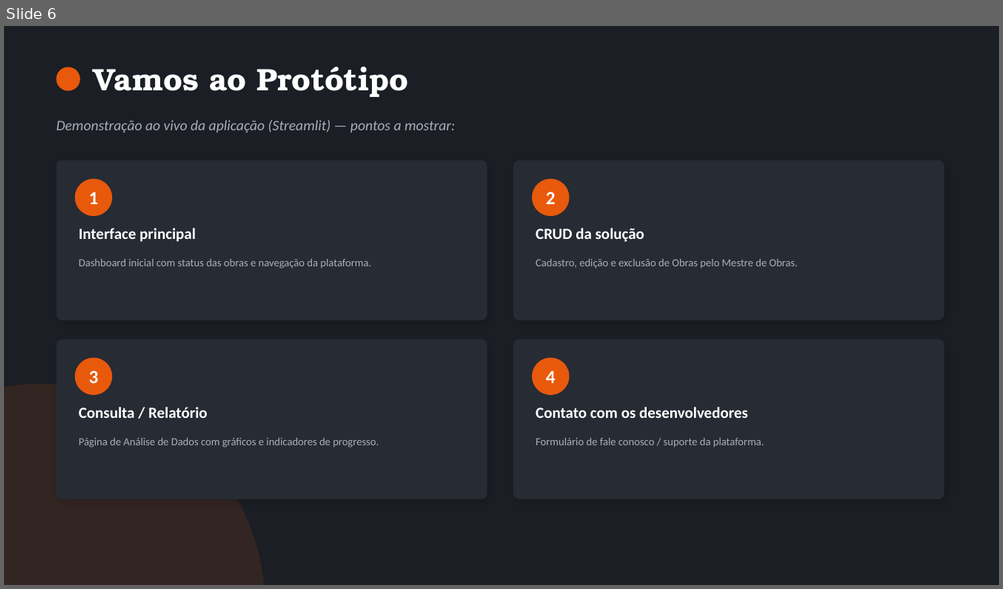
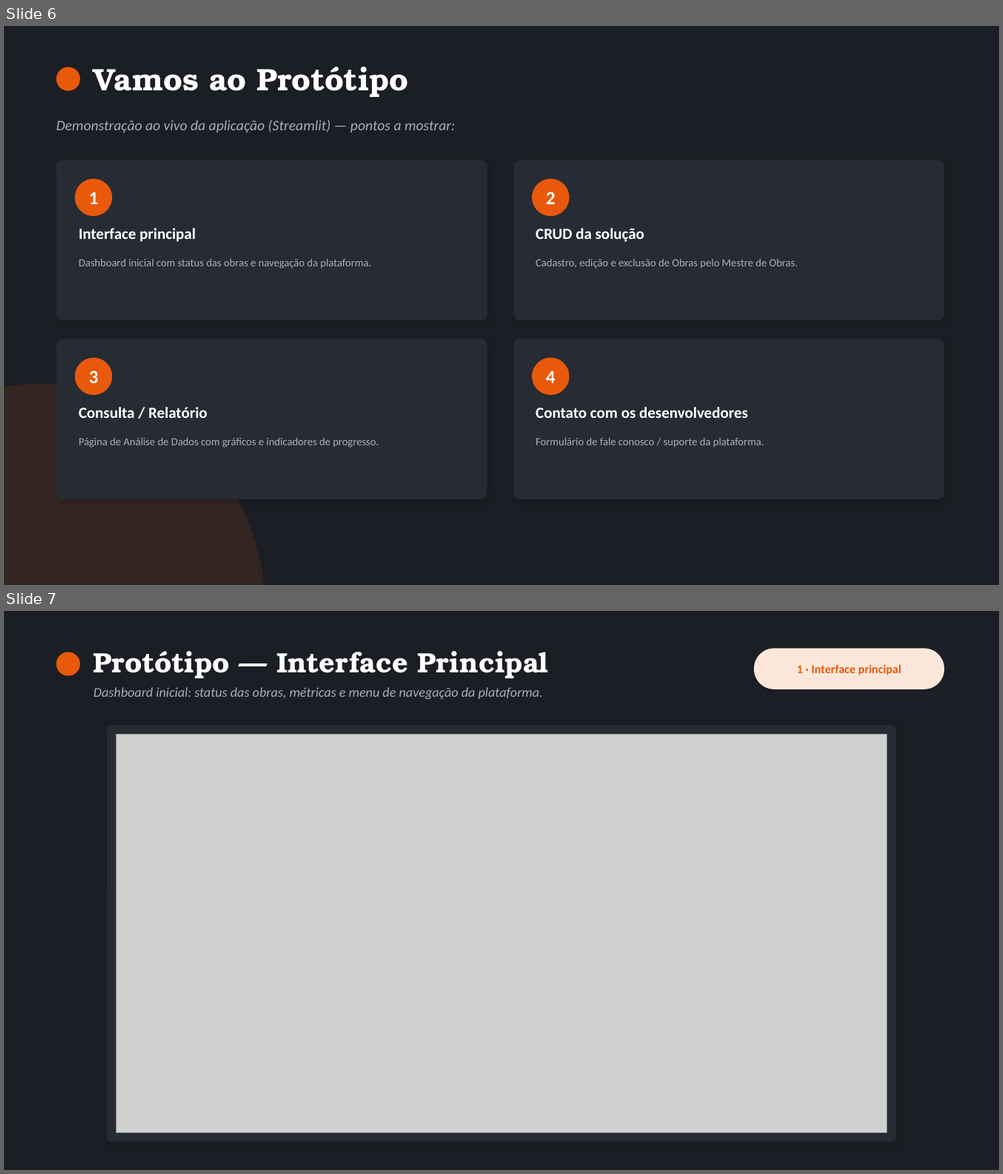
Before and after one commit to machadods/iaobra, a slide deck: doc/IAOBRA_Apresentacao.pptx. Shown one above the other, each under a label of ours: slide 6 before the commit, slides 6 and 7 after it. The pictures are 1003x589 and 1003x1174 pixels, drawn with LibreOffice and Linux fonts; fonts in the diff are those of the drawing; grey boxes stand for pictures. Boxes give left, top, right and bottom in pixels: in the first picture for what was removed or moved away, otherwise in the second. Text is boxed around its words. In the diff, an @@ line names an element or a change of style, - is before the commit and + after.

```diff
--- a/doc/IAOBRA_Apresentacao.pptx
+++ b/doc/IAOBRA_Apresentacao.pptx
@@ slide 7 added at [4, 611, 999, 1170], background #1B1E24 @@
@@ ellipse added at [57, 652, 80, 676], fill #E8590C @@
@@ text added at [94, 651, 549, 678], 27 pt, text #FFFFFF, bold @@
+Protótipo — Interface Principal
@@ rounded rectangle added at [754, 648, 944, 689], fill #FBE7DA @@
@@ text added at [797, 664, 901, 675], 11.5 pt, text #E8590C, bold @@
+1 · Interface principal
@@ text added at [94, 687, 543, 699], 13 pt, text #A9AFB8, italic @@
+Dashboard inicial: status das obras, métricas e menu de navegação da plataforma.
@@ rounded rectangle added at [107, 725, 896, 1142], fill #262B34 @@
@@ picture added at [116, 734, 887, 1133] @@
```
Also in this commit, not shown: 5 slides changed, 3 other slides added, 9 other files.
